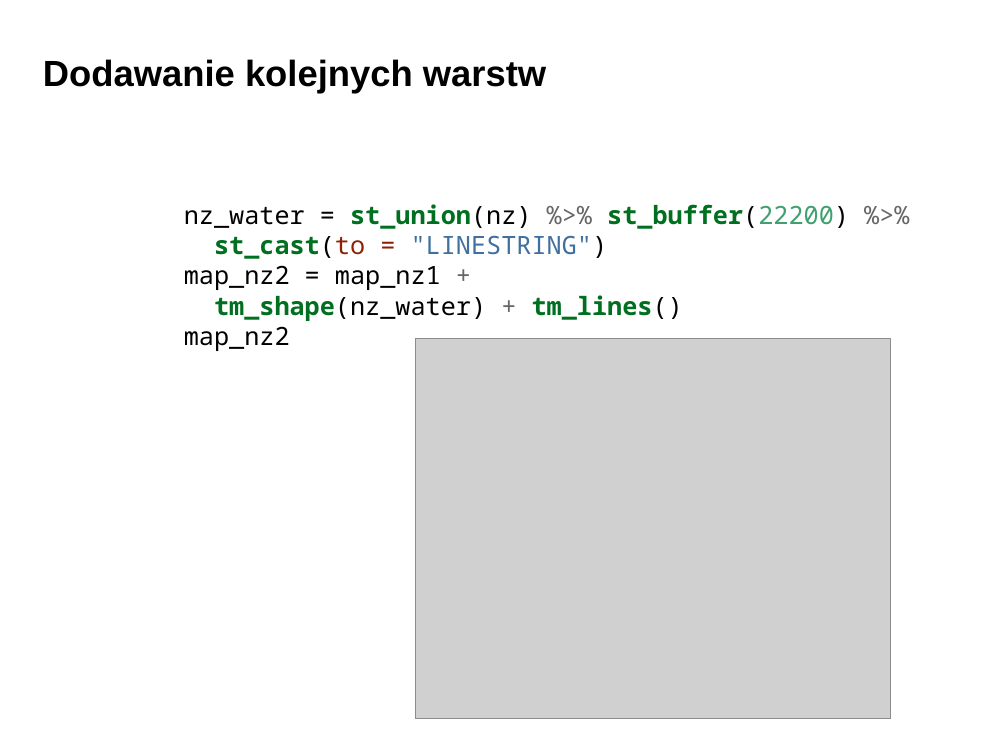
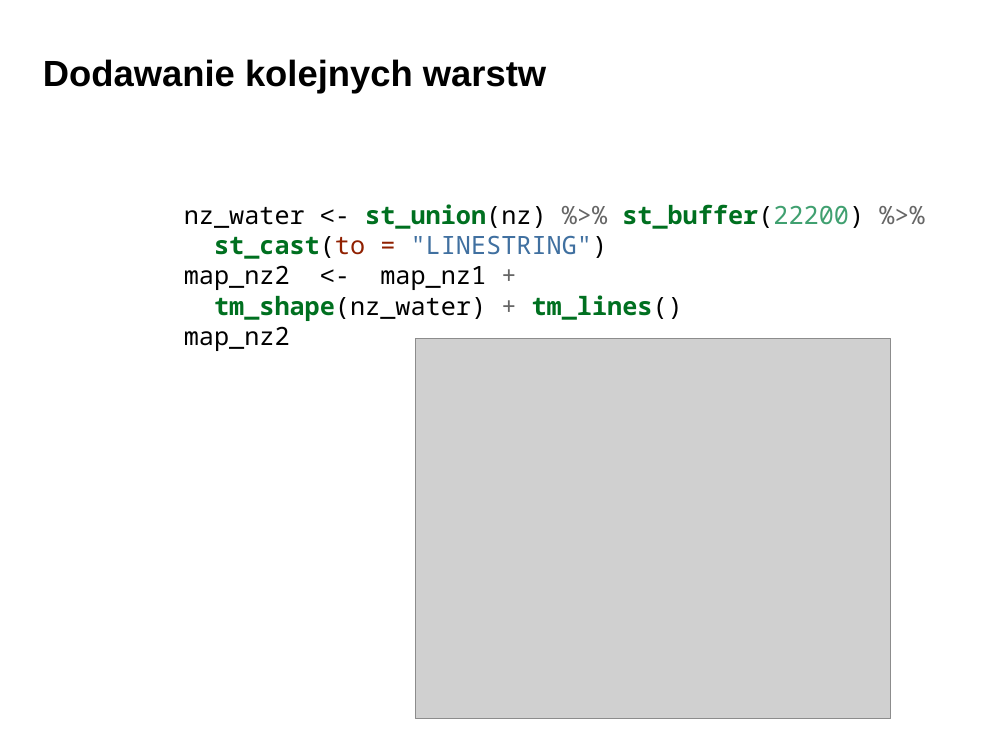
Before and after one commit to dabrowskia/ADP2020, a slide deck: slide 26 of presentations/Analiza Danych Przestrzennych 03.pptx. Drawn at 1008x756 pixels with LibreOffice and Linux fonts; fonts in the diff are those of the drawing; grey boxes stand for pictures; background and template pictures are left out. Boxes give left, top, right and bottom in pixels: in the first picture for what was removed or moved away, otherwise in the second. Text is boxed around its words. In the diff, an @@ line names an element or a change of style, - is before the commit and + after.

```diff
--- a/presentations/Analiza Danych Przestrzennych 03.pptx
+++ b/presentations/Analiza Danych Przestrzennych 03.pptx
@@ text at (184,204,864,351): text changed @@
-nz_water = st_union(nz) %>% st_buffer(22200) %>%
-st_cast(to = "LINESTRING")
-map_nz2 = map_nz1 +
-tm_shape(nz_water) + tm_lines()
-map_nz2
+nz_water <- st_union(nz) %>% st_buffer(22200) %>%
+st_cast(to = "LINESTRING")
+map_nz2 <- map_nz1 +
+tm_shape(nz_water) + tm_lines()
+map_nz2
```
Also in this commit, not shown: 14 other slides changed, 2 other files.
